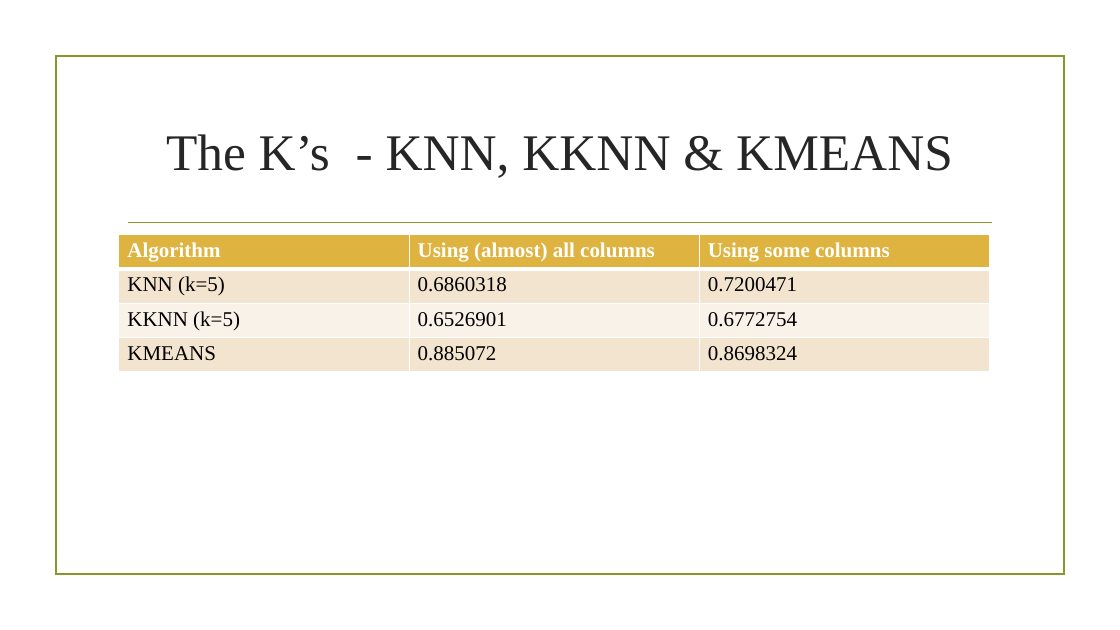
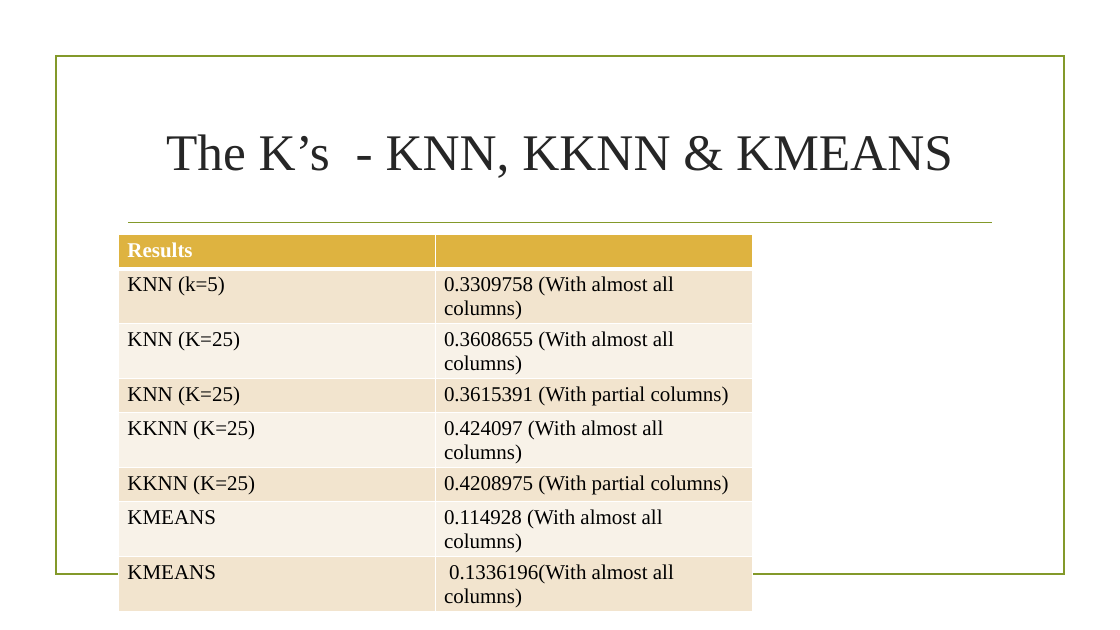
Before and after one commit to mbandam/CS513-KDD, a slide deck: slide 13 of final_project.pptx. Drawn at 1120x630 pixels with LibreOffice and Linux fonts; fonts in the diff are those of the drawing; background and template pictures are left out. Boxes give left, top, right and bottom in pixels: in the first picture for what was removed or moved away, otherwise in the second. Text is boxed around its words. In the diff, an @@ line names an element or a change of style, - is before the commit and + after.

```diff
--- a/final_project.pptx
+++ b/final_project.pptx
@@ table at (119, 235, 753, 611) @@
-Algorithm | Using (almost) all columns | Using some columns
-KNN (k=5) | 0.6860318 | 0.7200471
-KKNN (k=5) | 0.6526901 | 0.6772754
-KMEANS | 0.885072 | 0.8698324
+Results | 
+KNN (k=5) | 0.3309758 (With almost all columns)
+KNN (K=25) | 0.3608655 (With almost all columns)
+KNN (K=25) | 0.3615391 (With partial columns)
+KKNN (K=25) | 0.424097 (With almost all columns)
+KKNN (K=25) | 0.4208975 (With partial columns)
+KMEANS | 0.114928 (With almost all columns)
+KMEANS | 0.1336196(With almost all columns)
@@ table: place and size @@
-table at (119, 235, 991, 371)
+table at (119, 235, 753, 611)
```
